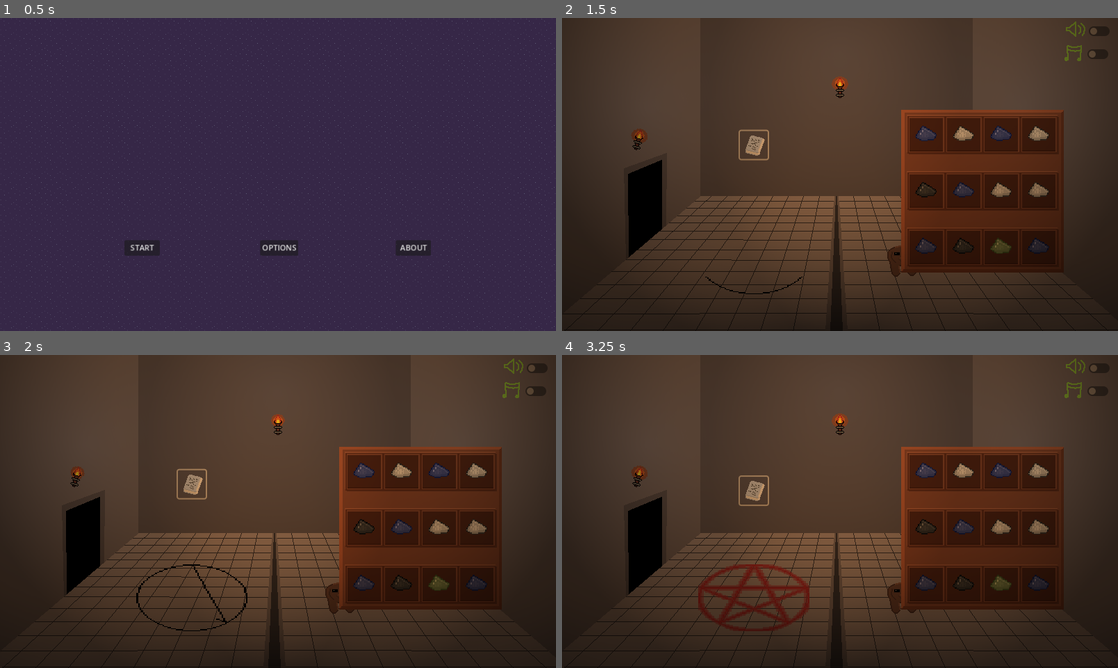
Above: before the commit, frames 1-4 (two rows, left to right).
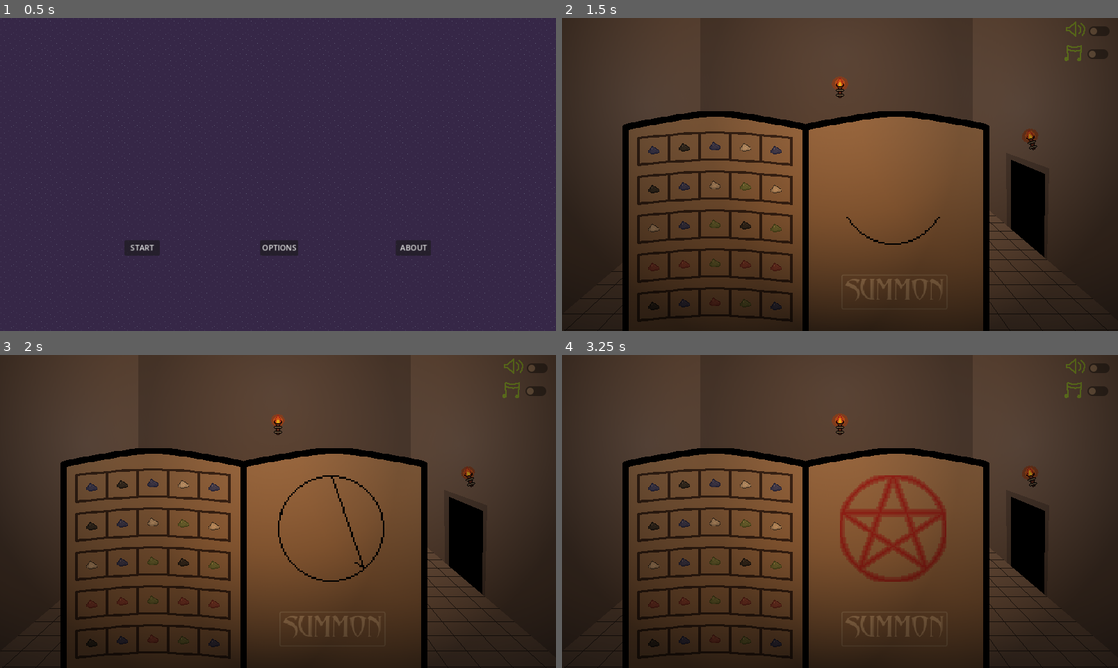
Above: after the commit, the same moments.

Repository: lewis785/ludum-dare-55
Game: Godot game, scene res://scenes/levels/main_menu.tscn
Same seed, same stepped clock (60 frames per second), same inputs: the game is played once before the commit and once after it.
Inputs (mouse positions are in pixels of both pictures, inside the frame that each line leads up to; where the layout moved, square brackets give the same spot in the first picture):
- Up to frame 1 (0.5 s): no input
- Up to frame 2 (1.5 s): click "START" at 0.5 s; click (912, 293) [773, 143] at 1.25 s
- Up to frame 3 (2 s): no input
- Up to frame 4 (3.25 s): click (1095, 392) at 2 s; click (1101, 367) at 2.75 s

Frame 1 is identical in both runs. In frame 2, 33% of the frame differs, in the area x 10-91%, y 29-100%; in frame 3, 33%; in frame 4, 33%.

Commit message:
ADD Summon from book

Diff:
--- a/scenes/components/draggable_component.gd
+++ b/scenes/components/draggable_component.gd
@@ -8,7 +8,7 @@
 		lifted = false
 	if lifted and event is InputEventMouseMotion:
 		var camera_scaler = (1 / 1.44) # Scaler to account for Camera Scaling
-		var item_scaler = (1 / 1.5) # Scaler to account for Draggable Item Scaling
+		var item_scaler = (1 / 0.8) # Scaler to account for Draggable Item Scaling
 		position += camera_scaler * item_scaler * event.relative
 
 func _input_event(_viewport, event, _shape_idx):
--- a/scenes/items/summoning_circle.gd
+++ b/scenes/items/summoning_circle.gd
@@ -11,6 +11,7 @@
 @onready var sigil_4 = $Sigil4
 @onready var sigil_5 = $Sigil5
 
+@export var spawn_location : Vector2 = Vector2(250,350)
 var ingredients = []
 
 # Called when the node enters thegit c scene tree for the first time.
@@ -49,7 +50,9 @@
 	attributes.vitality = stats[4]
 
 	summon.add_to_group("summon")
-	add_sibling(summon)
+	var room = get_parent().get_parent().get_parent()
+	room.add_child(summon)
+	summon.position = spawn_location
 
 	for ingr : Ingredient in ingredients:
 		ingr.queue_free()
--- a/scenes/levels/room.tscn
+++ b/scenes/levels/room.tscn
@@ -63,9 +63,6 @@
 
 [node name="Summon-screen" parent="." instance=ExtResource("5_mi5o7")]
 
-[node name="Button" parent="Summon-screen/Node2D" index="0"]
-z_index = 7
-
 [node name="AudioStreamPlayer2D" type="AudioStreamPlayer2D" parent="."]
 stream = ExtResource("7_842co")
 
--- /dev/null
+++ b/scenes/ui/book_line.tscn
@@ -0,0 +1,11 @@
+[gd_scene load_steps=3 format=3 uid="uid://d2tb41utqm0ga"]
+
+[ext_resource type="Texture2D" uid="uid://dvs2ueqvf6l2p" path="res://assets/elements/BookLine.png" id="1_dky2t"]
+[ext_resource type="Script" path="res://scenes/ui/storage.gd" id="1_iusvm"]
+
+[node name="BookLine" type="Node2D"]
+script = ExtResource("1_iusvm")
+
+[node name="Sprite2D" type="Sprite2D" parent="."]
+texture_filter = 1
+texture = ExtResource("1_dky2t")
--- a/scenes/ui/storage.gd
+++ b/scenes/ui/storage.gd
@@ -1,21 +1,18 @@
 extends Node2D
 
 var ingredient = preload("res://scenes/items/ingredient.tscn")
+#@export var ingredient : PackedScene
 @export var summoning_circle : SummoningCircle
 
 # Coordinates to spawn
-var x_coords = [-54, -18, 18, 54]
-var y_coords = [-53, 1, 55]
+var coords = [Vector2(-110.0,5.0), Vector2(-55.0,0.0), Vector2(0.0,-2.0), Vector2(55.0,0.0), Vector2(110.0,5.0)]
 
 func _ready():
-	for x in range(x_coords.size()):
-		for y in range(y_coords.size()):
-			var new_ingr = ingredient.instantiate()
-			add_child(new_ingr)
-			new_ingr.position = Vector2(x_coords[x],y_coords[y])
+	spawn_ingredients()
 
 
-func _on_button_pressed():
-	if summoning_circle.is_summonable():
-		var tween_y = self.create_tween().set_trans(Tween.TRANS_SINE)
-		tween_y.tween_property(self, "global_position:y", -2000, 2).as_relative().set_ease(Tween.EASE_IN)
+func spawn_ingredients():
+	for coord in coords:
+		var new_ingr = ingredient.instantiate()
+		add_child(new_ingr)
+		new_ingr.position = coord
--- /dev/null
+++ b/scenes/ui/summon_book.gd
@@ -0,0 +1,17 @@
+extends Node2D
+
+@export var summoning_circle : SummoningCircle
+@onready var base_x : float = summoning_circle.position.x
+@export var base_y : float = 160
+@export var speed : int = 3
+@export var height : int = 20
+
+var tween_y : Tween
+
+func _ready():
+	pass
+
+func _on_button_pressed():
+	if summoning_circle.is_summonable():
+		tween_y = self.create_tween().set_trans(Tween.TRANS_SINE)
+		tween_y.tween_property(self, "global_position:y", 1000, speed).as_relative().set_ease(Tween.EASE_IN)
--- a/scenes/ui/summon_screen.tscn
+++ b/scenes/ui/summon_screen.tscn
@@ -1,36 +1,75 @@
-[gd_scene load_steps=5 format=3 uid="uid://df7kvudh0t7fu"]
+[gd_scene load_steps=7 format=3 uid="uid://df7kvudh0t7fu"]
 
-[ext_resource type="PackedScene" uid="uid://c7bv6yhmf1574" path="res://scenes/ui/storage.tscn" id="1_emak8"]
 [ext_resource type="PackedScene" uid="uid://cjfwvsq2rkexi" path="res://scenes/items/summoning_circle.tscn" id="1_prqnr"]
-[ext_resource type="Texture2D" uid="uid://dfcq7vrwougf7" path="res://assets/elements/book.png" id="5_7hrbm"]
-[ext_resource type="Script" path="res://scenes/ui/book.gd" id="5_spst6"]
+[ext_resource type="Texture2D" uid="uid://ttuhskylebt0" path="res://assets/elements/OpenBook.png" id="4_5pdkx"]
+[ext_resource type="Script" path="res://scenes/ui/summon_book.gd" id="4_qmi7a"]
+[ext_resource type="Texture2D" uid="uid://dvs2ueqvf6l2p" path="res://assets/elements/BookLine.png" id="5_22hau"]
+[ext_resource type="Script" path="res://scenes/ui/storage.gd" id="6_jek36"]
+[ext_resource type="FontFile" uid="uid://d20ynlb522yq" path="res://assets/fonts/abaddon.TTF" id="7_20sip"]
 
-[node name="Summon-screen" type="Node2D"]
+[node name="Summon_screen" type="Node2D"]
 
-[node name="Storage" parent="." node_paths=PackedStringArray("summoning_circle") instance=ExtResource("1_emak8")]
-position = Vector2(605, 249)
-scale = Vector2(1.5, 1.5)
-summoning_circle = NodePath("../SummoningCircle")
+[node name="Node2D2" type="Node2D" parent="." node_paths=PackedStringArray("summoning_circle")]
+z_index = 5
+position = Vector2(350, 300)
+scale = Vector2(0.8, 0.8)
+script = ExtResource("4_qmi7a")
+summoning_circle = NodePath("SummoningCircle")
 
-[node name="SummoningCircle" parent="." instance=ExtResource("1_prqnr")]
-position = Vector2(276, 349)
-scale = Vector2(0.5, 0.3)
+[node name="OpenBook" type="Sprite2D" parent="Node2D2"]
+texture_filter = 1
+texture = ExtResource("4_5pdkx")
 
-[node name="Node2D" type="Node2D" parent="." node_paths=PackedStringArray("summoning_circle")]
-script = ExtResource("5_spst6")
-summoning_circle = NodePath("../SummoningCircle")
-speed = 2
+[node name="BookLine" type="Sprite2D" parent="Node2D2/OpenBook" node_paths=PackedStringArray("summoning_circle")]
+texture_filter = 1
+position = Vector2(-162, -140)
+texture = ExtResource("5_22hau")
+script = ExtResource("6_jek36")
+summoning_circle = NodePath("../../SummoningCircle")
 
-[node name="Button" type="Button" parent="Node2D"]
+[node name="BookLine2" type="Sprite2D" parent="Node2D2/OpenBook" node_paths=PackedStringArray("summoning_circle")]
 texture_filter = 1
-offset_left = -20.0
-offset_right = 20.0
-offset_bottom = 40.0
-icon = ExtResource("5_7hrbm")
+position = Vector2(-162, -70)
+texture = ExtResource("5_22hau")
+script = ExtResource("6_jek36")
+summoning_circle = NodePath("../../SummoningCircle")
+
+[node name="BookLine3" type="Sprite2D" parent="Node2D2/OpenBook" node_paths=PackedStringArray("summoning_circle")]
+texture_filter = 1
+position = Vector2(-162, 0)
+texture = ExtResource("5_22hau")
+script = ExtResource("6_jek36")
+summoning_circle = NodePath("../../SummoningCircle")
+
+[node name="BookLine4" type="Sprite2D" parent="Node2D2/OpenBook" node_paths=PackedStringArray("summoning_circle")]
+texture_filter = 1
+position = Vector2(-162, 70)
+texture = ExtResource("5_22hau")
+script = ExtResource("6_jek36")
+summoning_circle = NodePath("../../SummoningCircle")
+
+[node name="BookLine5" type="Sprite2D" parent="Node2D2/OpenBook" node_paths=PackedStringArray("summoning_circle")]
+texture_filter = 1
+position = Vector2(-162, 140)
+texture = ExtResource("5_22hau")
+script = ExtResource("6_jek36")
+summoning_circle = NodePath("../../SummoningCircle")
+
+[node name="SummoningCircle" parent="Node2D2" instance=ExtResource("1_prqnr")]
+position = Vector2(158, -63)
+scale = Vector2(0.6, 0.6)
+
+[node name="Button" type="Button" parent="Node2D2"]
+texture_filter = 1
+offset_left = 67.0
+offset_top = 88.3333
+offset_right = 253.0
+offset_bottom = 146.333
+theme_override_colors/font_color = Color(0.439216, 0.0666667, 0.0627451, 1)
+theme_override_fonts/font = ExtResource("7_20sip")
+theme_override_font_sizes/font_size = 48
+text = "SUMMON"
 flat = true
-icon_alignment = 1
-expand_icon = true
 
-[connection signal="pressed" from="Node2D/Button" to="Storage" method="_on_button_pressed"]
-[connection signal="pressed" from="Node2D/Button" to="SummoningCircle" method="_on_button_pressed"]
-[connection signal="pressed" from="Node2D/Button" to="Node2D" method="_on_button_pressed"]
+[connection signal="pressed" from="Node2D2/Button" to="Node2D2" method="_on_button_pressed"]
+[connection signal="pressed" from="Node2D2/Button" to="Node2D2/SummoningCircle" method="_on_button_pressed"]
Binary file added: assets/elements/BookLine.png
Not shown, added: assets/elements/BookLine.png.import
Binary file added: assets/fonts/abaddon.TTF
Not shown, added: assets/fonts/abaddon.TTF.import
